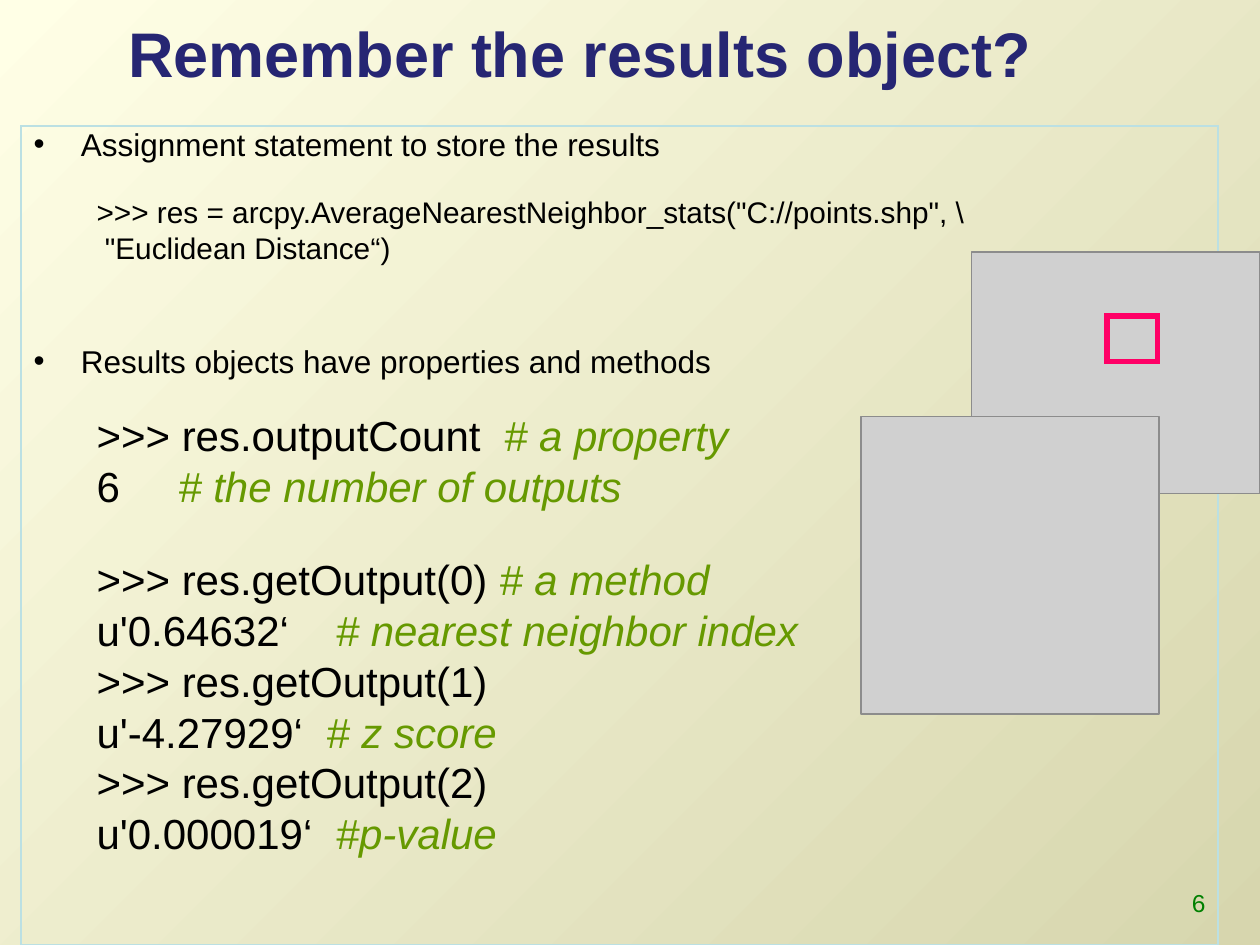
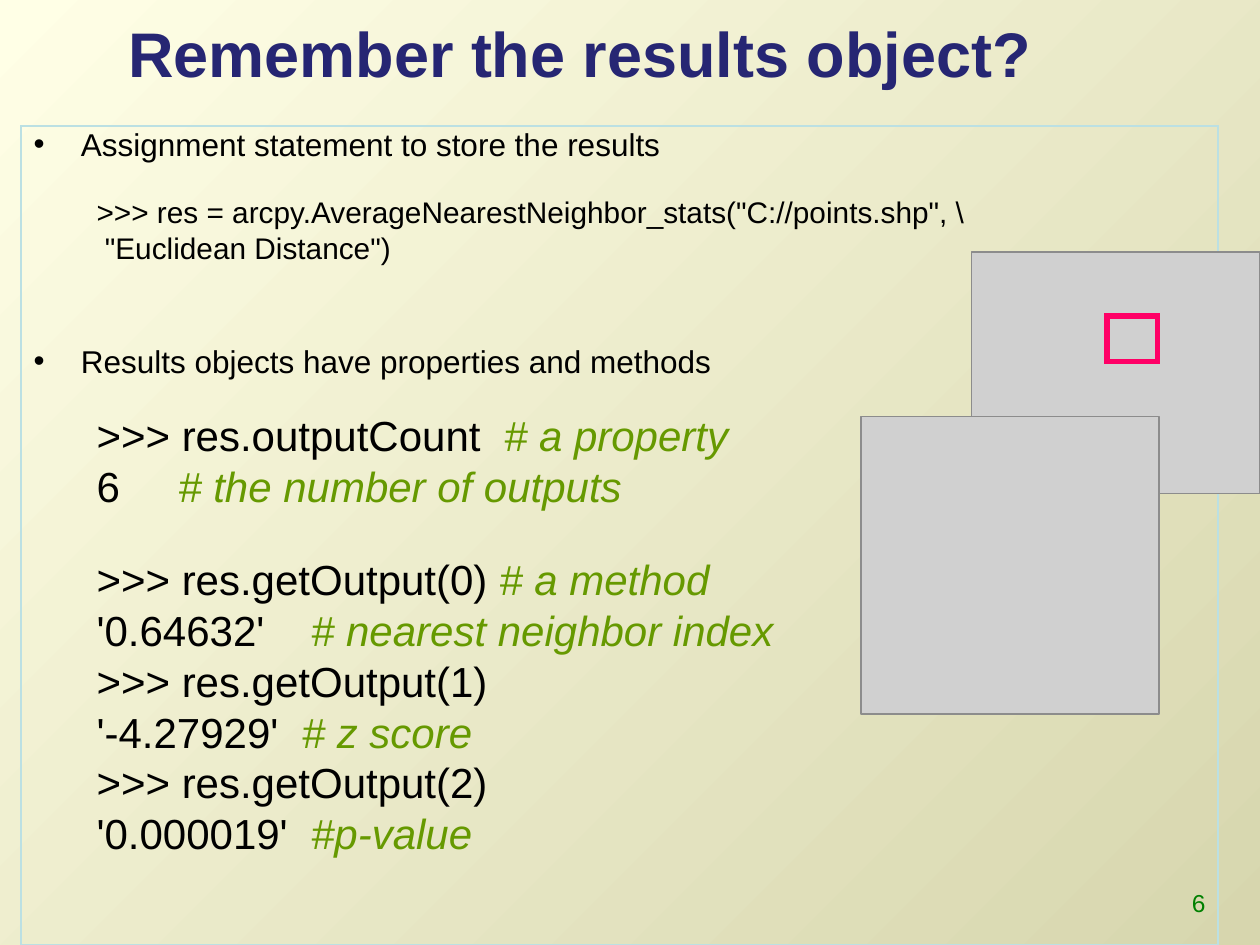
Before and after one commit to lgtateos/gis540, a slide deck: slide 6 of slides/classes.ppt. Drawn at 1260x945 pixels with LibreOffice and Linux fonts; fonts in the diff are those of the drawing; grey boxes stand for pictures. Boxes give left, top, right and bottom in pixels: in the first picture for what was removed or moved away, otherwise in the second. Text is boxed around its words. In the diff, an @@ line names an element or a change of style, - is before the commit and + after.

```diff
--- a/slides/classes.ppt
+++ b/slides/classes.ppt
@@ text at (97, 615, 773, 654): text changed @@
-  u'0.64632‘ # nearest neighbor index
+  '0.64632' # nearest neighbor index
@@ text at (97, 718, 472, 749): text changed @@
-  u'-4.27929‘ # z score
+  '-4.27929' # z score
@@ text at (97, 818, 472, 858): text changed @@
-  u'0.000019‘ #p-value
+  '0.000019' #p-value
```
Also in this commit, not shown: 15 other slides changed.
